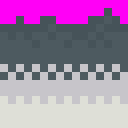
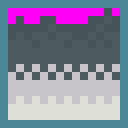
Layered file, before and after one edit (128x128). Changes by layer:
showed "Layer 5", painted on it over box(0, 0, 128, 128)
painted on "Layer 6" over box(0, 8, 128, 48)
removed layer "Layer 2" over box(0, 8, 128, 48)
